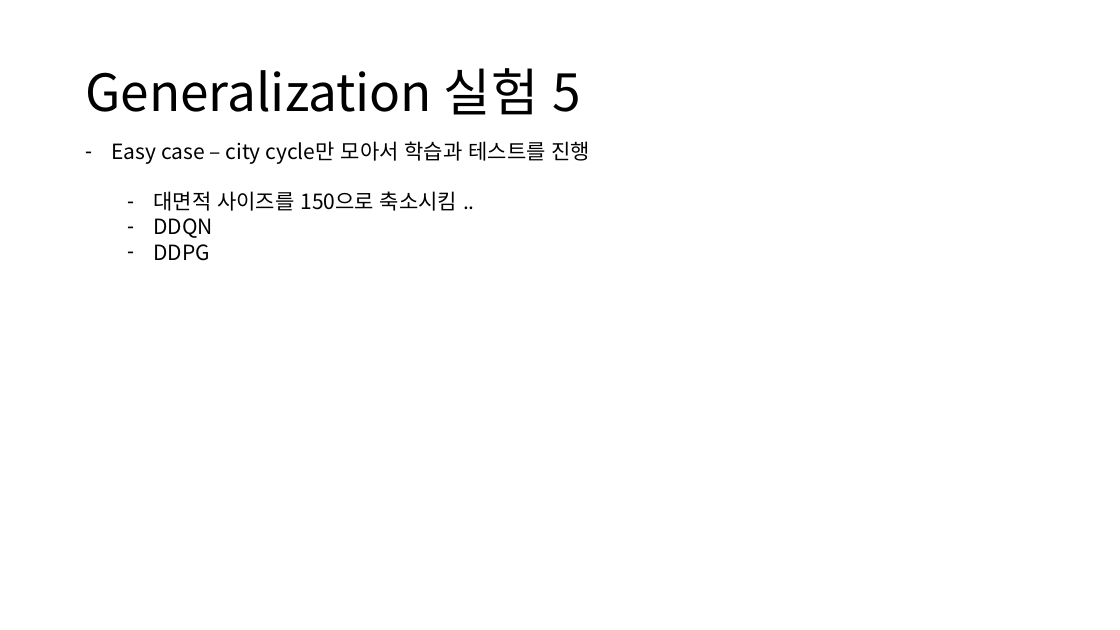
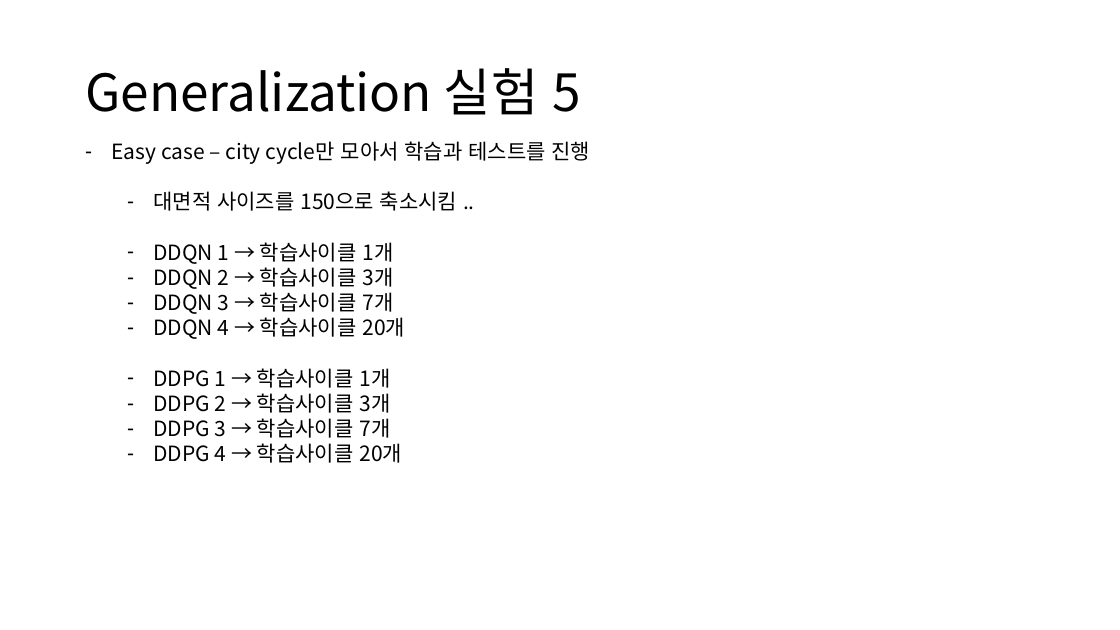
Before and after one commit to zidane89/experiment, a slide deck: slide 50 of 실험정리.pptx. Drawn at 1120x630 pixels with LibreOffice and Linux fonts; fonts in the diff are those of the drawing. Boxes give left, top, right and bottom in pixels: in the first picture for what was removed or moved away, otherwise in the second. Text is boxed around its words. In the diff, an @@ line names an element or a change of style, - is before the commit and + after.

```diff
--- a/실험정리.pptx
+++ b/실험정리.pptx
@@ text at <box>153,242,405,463</box>: text changed @@
-  – DDQN
-  – DDPG
+  – DDQN 1 → 학습사이클 1개
+  – DDQN 2 → 학습사이클 3개
+  – DDQN 3 → 학습사이클 7개
+  – DDQN 4 → 학습사이클 20개
+  – DDPG 1 → 학습사이클 1개
+  – DDPG 2 → 학습사이클 3개
+  – DDPG 3 → 학습사이클 7개
+  – DDPG 4 → 학습사이클 20개
```
Also in this commit, not shown: 1 other slide changed, 1 slide added, 5 other files.
